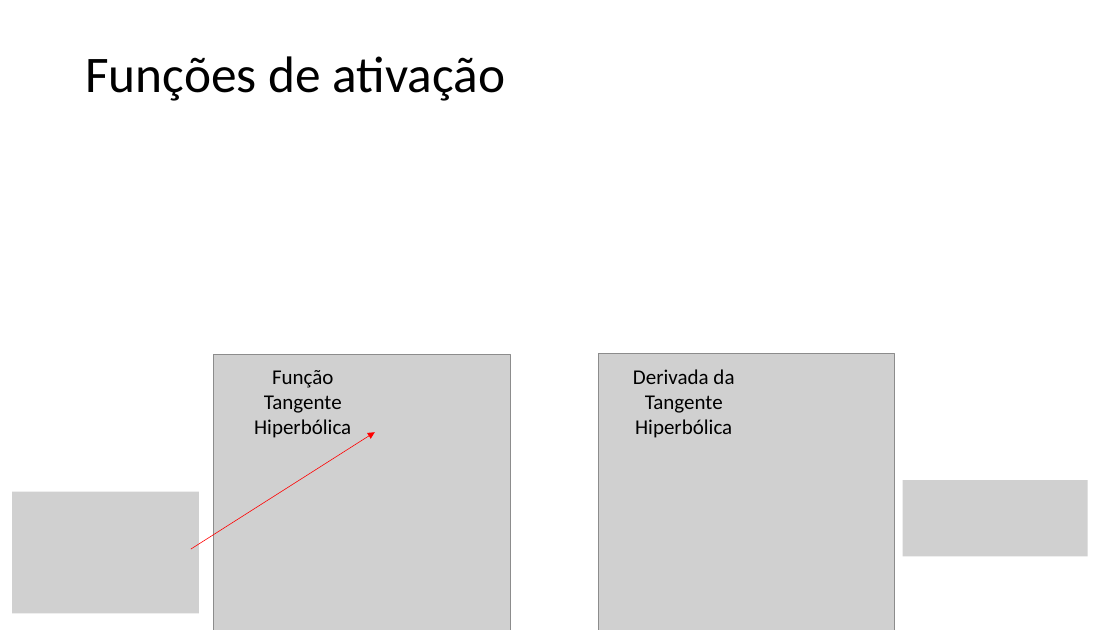
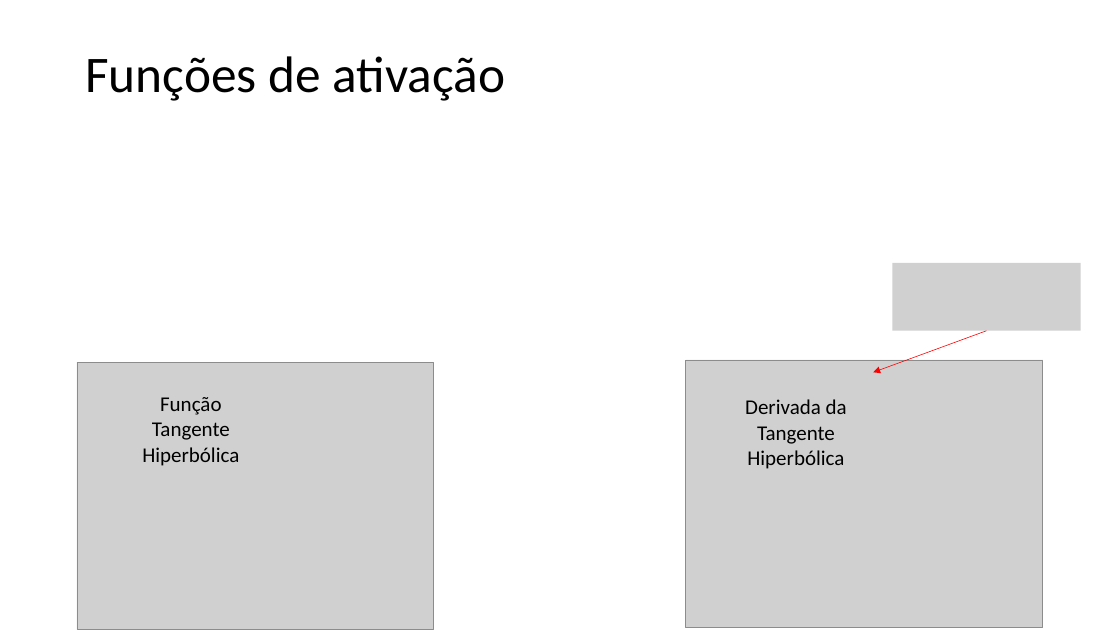
Before and after one commit to zz4fap/t320_aprendizado_de_maquina, a slide deck: slide 9 of slides/T320_Redes_Neurais_Artificiais (Parte II).pptx. Drawn at 1120x630 pixels with LibreOffice and Linux fonts; fonts in the diff are those of the drawing; grey boxes stand for pictures. Boxes give left, top, right and bottom in pixels: in the first picture for what was removed or moved away, otherwise in the second. Text is boxed around its words. In the diff, an @@ line names an element or a change of style, - is before the commit and + after.

```diff
--- a/slides/T320_Redes_Neurais_Artificiais (Parte II).pptx
+++ b/slides/T320_Redes_Neurais_Artificiais (Parte II).pptx
@@ picture added at (892,263,1081,331) @@
@@ picture removed at (213,355,511,630) @@
@@ picture removed at (599,354,895,630) @@
@@ arrow added from (986, 331) to (874, 372), #FF0000 0.5 pt @@
@@ picture added at (77,362,434,629) @@
@@ text "Função Tangente Hiperbólica": place and size @@
-text "Função Tangente Hiperbólica" at (254,370,351,438)
+text "Função Tangente Hiperbólica" at (142,397,239,466)
@@ picture added at (686,360,1043,628) @@
@@ text "Derivada da Tangente Hiperbólica": place and size @@
-text "Derivada da Tangente Hiperbólica" at (633,369,734,438)
+text "Derivada da Tangente Hiperbólica" at (745,399,847,469)
@@ arrow removed from (191, 549) to (375, 432) @@
@@ picture removed at (12,492,198,613) @@
@@ picture removed at (903,481,1088,557) @@
```
Also in this commit, not shown: 6 other slides changed, 1 slide added, 4 other files.
